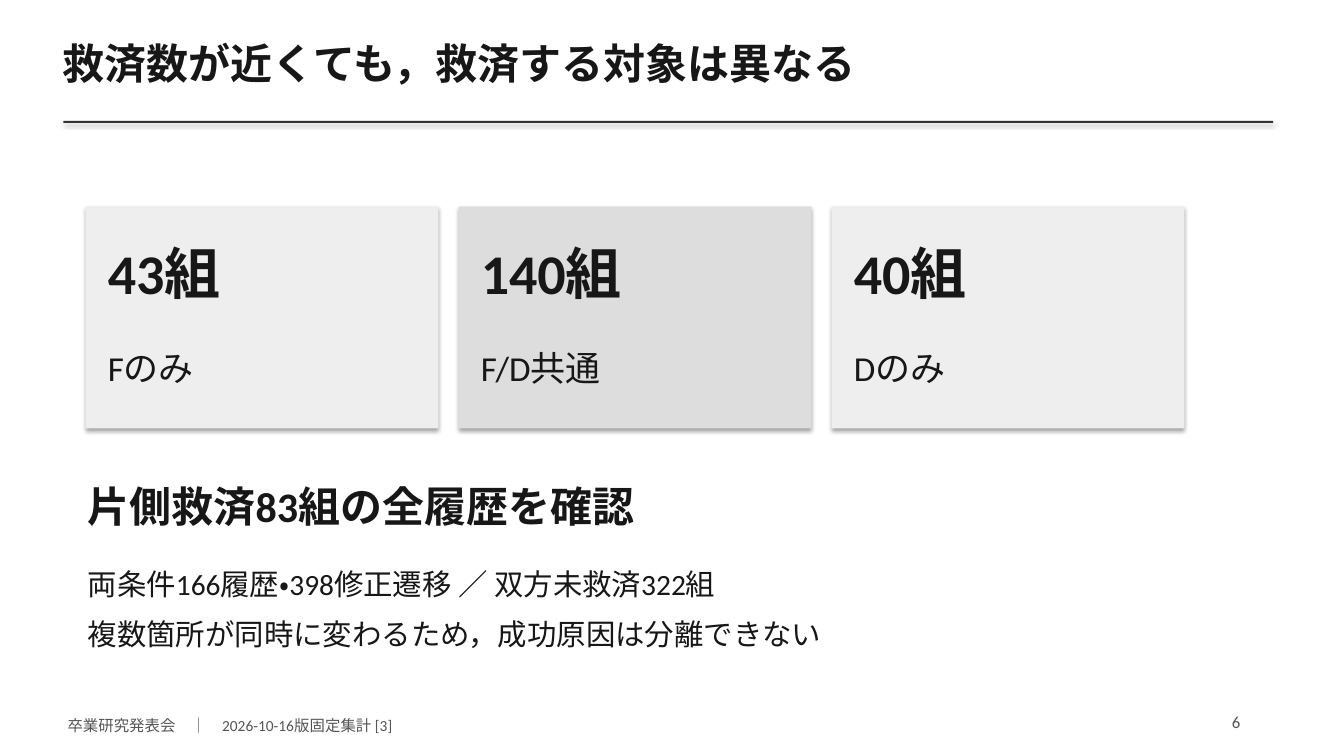
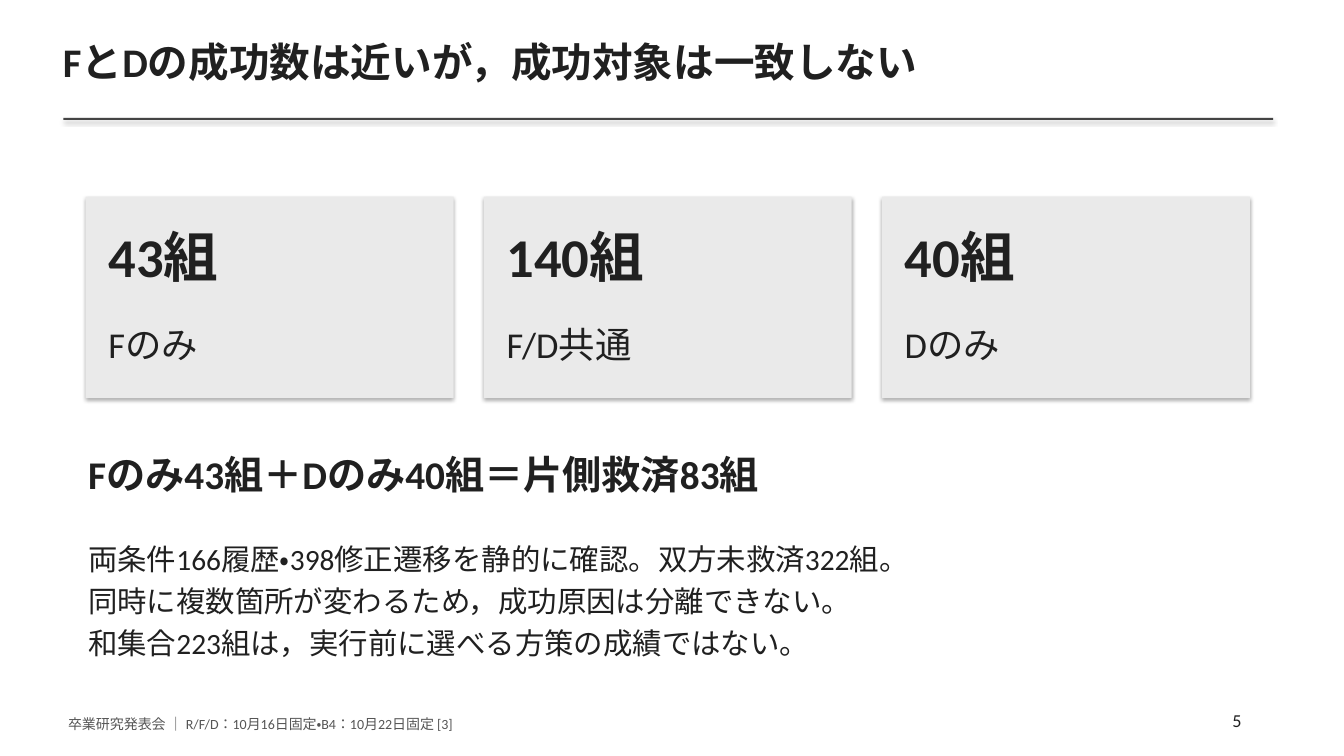
Before and after one commit to yuuma-ito/2026_ito_qLLM-ver3, a slide deck: slide 5 of docs/graduation2026/slides.pptx (slide 6 before the commit). Drawn at 1344x756 pixels with LibreOffice and Linux fonts; fonts in the diff are those of the drawing. Boxes give left, top, right and bottom in pixels: in the first picture for what was removed or moved away, otherwise in the second. Text is boxed around its words. In the diff, an @@ line names an element or a change of style, - is before the commit and + after.

Commit message:
docs: 卒論の参照先を修正し最新内容を発表スライドへ反映
参考文献の版と資料の参照先を修正し、WordとPDFに文献リンクを付与した。

修正と独立再生成の比較、介入カタログ、追加計算コスト、結論を発表資料に反映し、数値・表示・リンクの検証記録と再実行用スクリプトを追加した。

```diff
--- a/docs/graduation2026/slides.pptx
+++ b/docs/graduation2026/slides.pptx
@@ text at [63,44,917,83]: text changed; size 30 to 29 pt; text colour #171717 to #202020 @@
-救済数が近くても，救済する対象は異なる
+FとDの成功数は近いが，成功対象は一致しない
@@ rectangle at [64,118,1273,120]: fill #333333 to #444444 @@
@@ rectangle: place and size @@
-rectangle at [86,207,439,429]
+rectangle at [86,197,454,398]
@@ rectangle at [86,197,454,398]: fill #EEEEEE to #EAEAEA @@
@@ rectangle: place and size @@
-rectangle at [459,207,812,429]
+rectangle at [484,197,852,398]
@@ rectangle at [484,197,852,398]: fill #DDDDDD to #EAEAEA @@
@@ rectangle at [882,197,1250,398]: fill #EEEEEE to #EAEAEA @@
@@ rectangle: place and size @@
-rectangle at [832,207,1185,429]
+rectangle at [882,197,1250,398]
@@ text "43組": place and size @@
-text "43組" at [108,248,221,299]
+text "43組" at [108,232,218,282]
@@ text "140組": place and size @@
-text "140組" at [481,248,622,299]
+text "140組" at [507,232,645,282]
@@ size 40 to 39 pt, text colour #171717 to #202020; less space between paragraphs in 3 elements at [108,232,218,282], [507,232,645,282], [905,232,1015,282] @@
@@ text "40組": place and size @@
-text "40組" at [854,248,967,299]
+text "40組" at [905,232,1015,282]
@@ text "Fのみ": place and size @@
-text "Fのみ" at [108,355,194,383]
+text "Fのみ" at [108,330,198,360]
@@ text "F/D共通": place and size @@
-text "F/D共通" at [481,352,601,384]
+text "F/D共通" at [507,328,632,361]
@@ size 25 to 26 pt, text colour #171717 to #202020; less space between paragraphs in 3 elements at [108,330,198,360], [507,328,632,361], [905,330,1000,360] @@
@@ text "Dのみ": place and size @@
-text "Dのみ" at [854,355,945,383]
+text "Dのみ" at [905,330,1000,360]
@@ text at [88,456,759,493]: text changed; size 30 to 28 pt; text colour #171717 to #202020 @@
-片側救済83組の全履歴を確認
+Fのみ43組＋Dのみ40組＝片側救済83組
@@ text at [88,545,908,657]: text changed; text colour #171717 to #202020 @@
-両条件166履歴・398修正遷移 ／ 双方未救済322組
-複数箇所が同時に変わるため，成功原因は分離できない
+両条件166履歴・398修正遷移を静的に確認。双方未救済322組。
+同時に複数箇所が変わるため，成功原因は分離できない。
+和集合223組は，実行前に選べる方策の成績ではない。
@@ text at [68,717,453,731]: text changed; size 11 to 10 pt @@
-卒業研究発表会 ｜ 2026-10-16版固定集計 [3]
+卒業研究発表会 ｜ R/F/D：10月16日固定・B4：10月22日固定 [3]
@@ text removed at [1232,716,1240,728] @@
-6
@@ text added at [1232,715,1241,727], 13 pt, text #202020 @@
+5
```
Also in this commit, not shown: 2 other slides changed, 9 slides added, 8 slides removed, 28 other files.
